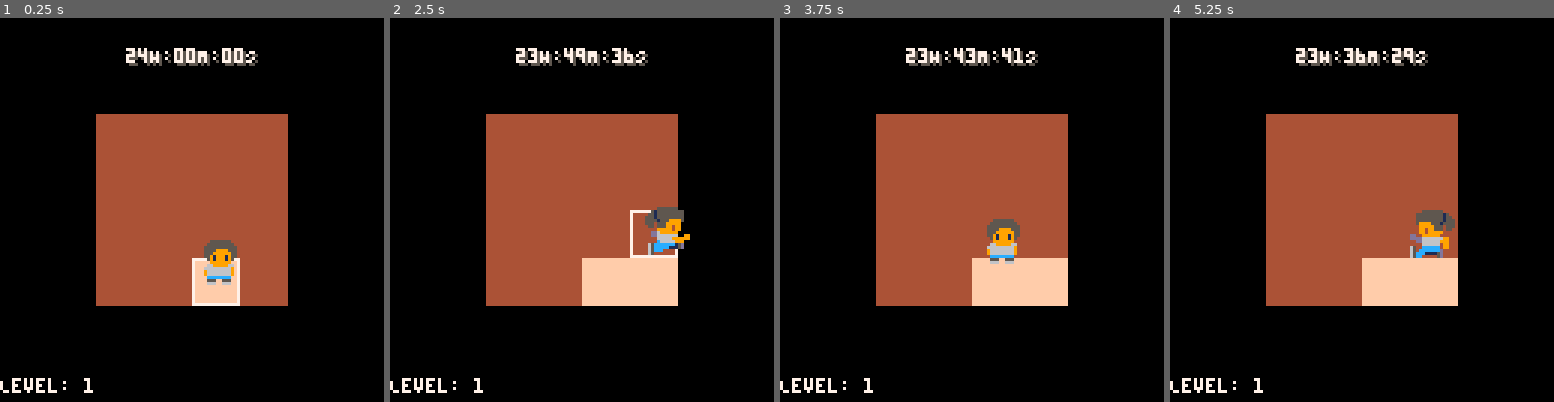
Above: before the commit, frames 1-4 (left to right).
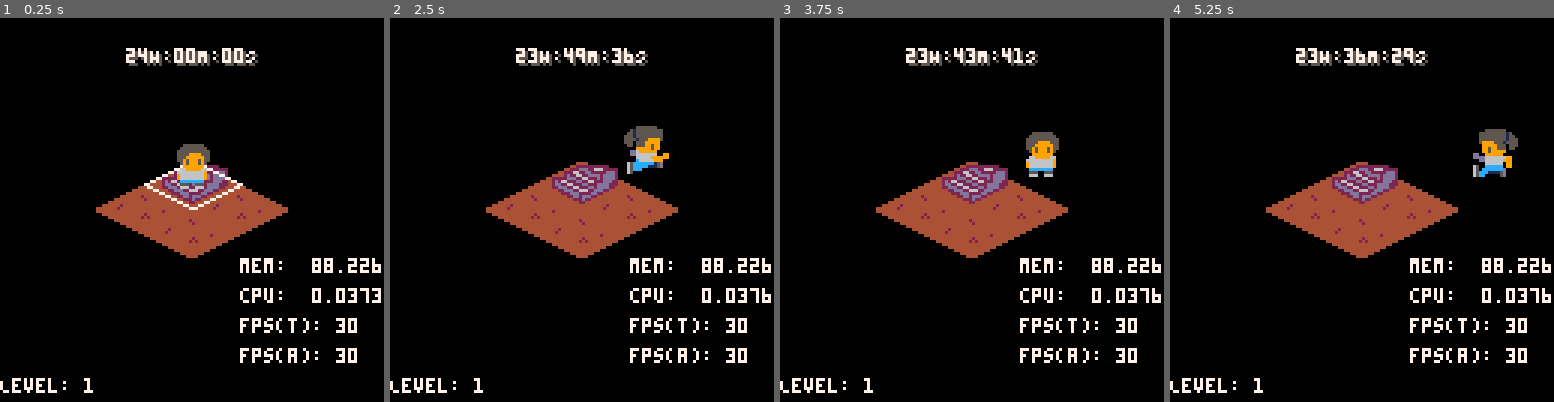
Above: after the commit, the same moments.

Repository: scottnm/collards.p8
Game: PICO-8 cartridge collards.p8
The game is run twice, just before and just after one commit, with the same random seed, the same clock (stepped at 60 frames per second) and the same inputs.
Inputs:
- Up to frame 1 (0.25 s): no input
- Up to frame 2 (2.5 s): tap X (X key) at 0.33, 1.07, 1.85 s; tap O (Z key) at 0.7, 1.7, 2.1 s; hold Right 1.6-2.1 s; hold Up 2.15-2.42 s; hold Right from 2.47 s (still down)
- Up to frame 3 (3.75 s): tap O (Z key) every 0.4 s from 2.5 to 3.7 s; tap X (X key) at 2.97 s; release Right at 3.03 s; hold Left 3.08-3.58 s; hold Down from 3.63 s (still down)
- Up to frame 4 (5.25 s): release Down at 3.97 s; hold Right 4.02-4.68 s; tap X (X key) at 4.08, 5.2 s; tap O (Z key) at 4.1, 4.5, 4.9 s; hold Up 4.73-5.03 s; hold Left from 5.08 s (still down)

The runs differ from the first frame. In frame 1, 22% of the frame differs, in the area x 25-100%, y 25-90%; in frame 2, 22%; in frame 3, 22%; in frame 4, 22%.

Commit message:
Transition to an isometric layout pt 1: tile generation, movement, and digging

Diff:
--- a/main.lua
+++ b/main.lua
@@ -1,4 +1,6 @@
 -- main.lua - main game logic
+-- TODO: if possible remove 'iso' from all unnecessary names before checkin and remove all non-iso equivalents
+-- TODO: add the border to the lower iso cells
 
 TileType = {
     Empty = 1,
@@ -8,12 +10,16 @@
 }
 
 -- constants
-function TILE_SIZE()
+function ISO_TILE_WIDTH()
+    return 32
+end
+
+function ISO_TILE_HEIGHT()
     return 16
 end
 
 function MAX_TILE_LINE()
-    return SCREEN_SIZE() /  TILE_SIZE()
+    return 4
 end
 
 -- global variables
@@ -29,10 +35,10 @@
 function _init()
     g_player = {}
     g_player.collider = {
+        -- FIXME: separate out the player's collider from their base position
         pos = { x = 0, y = 0 },
-        sprite_offset = { x = -4, y = -12 },
-        width = 6,
-        height = 4,
+        sprite_offset = { x = -8, y = -14 },
+        radius = 3,
     }
 
     g_anims = {
@@ -86,19 +92,19 @@
     move_player(g_input)
     animate_player(g_input)
 
-    local player_tile_idx = get_player_tile_idx(g_map, g_player)
-    if player_tile_idx != nil then
-        local player_tile = g_map.cells[player_tile_idx.y][player_tile_idx.x]
+    local player_iso_tile_idx = get_player_iso_tile_idx(g_map, g_player)
+    if player_iso_tile_idx != nil then
+        local player_iso_tile = g_map.isocells[player_iso_tile_idx].tile
         -- potentially flip the player tile
         if g_input.btn_o and g_input.btn_o_change then
-            player_tile.visible = true
-        end
-
-        if player_tile.visible then
-            if player_tile.type == TileType.Finish then
-                g_player_found_exit_timer = make_ingame_timer(60)
-            elseif player_tile.type == TileType.Trap then
-                g_player_respawn_timer = make_ingame_timer(60)
+            player_iso_tile.visible = true
+        end
+
+        if player_iso_tile.visible then
+            if player_iso_tile.type == TileType.Finish then
+                g_player_found_exit_timer = make_ingame_timer(15)
+            elseif player_iso_tile.type == TileType.Trap then
+                g_player_respawn_timer = make_ingame_timer(30)
             end
         end
     end
@@ -110,29 +116,16 @@
     --
     -- draw the tiles
     --
-    local map_pixel_width = g_map.width_in_tiles * TILE_SIZE()
-    local map_pixel_height = g_map.height_in_tiles * TILE_SIZE()
-    -- offsets to draw the map in the center of the board
-    local pixel_row_offset = flr((SCREEN_SIZE() - map_pixel_height) / 2)
-    local pixel_col_offset = flr((SCREEN_SIZE() - map_pixel_width) / 2)
-
-    -- draw base map
-    for row=0,g_map.height_in_tiles-1 do
-        for col=0,g_map.width_in_tiles-1 do
-            local tile = g_map.cells[row+1][col+1]
-            local tile_x0 = col * TILE_SIZE() + g_map.pos.x
-            local tile_x1 = tile_x0 + TILE_SIZE() - 1
-            local tile_y0 = row * TILE_SIZE() + g_map.pos.y
-            local tile_y1 = tile_y0 + TILE_SIZE() - 1
-
-            rectfill(tile_x0, tile_y0, tile_x1, tile_y1, get_tile_color(tile))
-        end
-    end
-
-    -- highlight player's current tile
-    local player_tile_idx = get_player_tile_idx(g_map, g_player)
-    if player_tile_idx != nil then
-        highlight_player_tile(g_map, player_tile_idx)
+
+    -- draw iso map
+    for isocell in all(g_map.isocells) do
+        local frame_idx = get_iso_tile_sprite_frame(isocell.tile)
+        spr(frame_idx, isocell.pos.x - ISO_TILE_WIDTH()/2, isocell.pos.y - ISO_TILE_HEIGHT()/2, 4, 2, false)
+    end
+
+    local player_iso_tile_idx = get_player_iso_tile_idx(g_map, g_player)
+    if player_iso_tile_idx != nil then
+        highlight_player_iso_tile(g_map, player_iso_tile_idx)
     end
 
     --
@@ -157,14 +150,28 @@
     -- draw the in-game timer UI
     --
     g_ingame_timer.draw()
+
+    -- uncomment to draw colliders on top of everything
+    --circ(g_player.collider.pos.x, g_player.collider.pos.y, g_player.collider.radius, Colors.White)
+    --for cell in all(g_map.isocells) do
+    --    circ(cell.pos.x, cell.pos.y, cell.collider.radius, Colors.White)
+    --end
+
+    -- uncomment to dump frame stats
+    print("mem:  "..stat(0), 80, 80, Colors.White)
+    print("cpu:  "..stat(1), 80, 90, Colors.White)
+    print("fps(t): "..stat(8), 80, 100, Colors.White)
+    print("fps(a): "..stat(7), 80, 110, Colors.White)
 end
 
 function move_to_level(next_level)
     -- update the current map
     change_level(next_level)
 
-    -- reset the player to the start of that map
-    g_player.collider.pos = get_pos_to_center_on_tile(g_map, g_map.player_start_tile, g_player.collider.width, g_player.collider.height)
+    -- center the player's collider on the center of the iso tile
+    g_player.collider.pos = copy_pos(g_map.isocells[g_map.player_start_iso_idx].pos)
+
+    -- reset the player's animation
     update_anim(g_player, g_anims.IdleDown)
 end
 
@@ -182,107 +189,127 @@
     -- update the map size
     if g_maps[next_level - 1] != nil then
         local prev_map = g_maps[next_level - 1]
-        next_map.width_in_tiles =  min(prev_map.width_in_tiles + 1, MAX_TILE_LINE())
-        next_map.height_in_tiles = min(prev_map.height_in_tiles + 1, MAX_TILE_LINE())
+        next_map.iso_width = min(prev_map.iso_width + 1, MAX_TILE_LINE())
     else
-        next_map.width_in_tiles = 4
-        next_map.height_in_tiles = 4
-    end
-
-    -- calculate the map's position so it's centered on the screen.
-    local map_size = calc_map_size(next_map)
-    local pixel_row_offset = flr((SCREEN_SIZE() - map_size.height) / 2)
-    local pixel_col_offset = flr((SCREEN_SIZE() - map_size.width) / 2)
-    next_map.pos = { x = pixel_row_offset, y = pixel_col_offset }
-
-    -- generate the map
-    next_map.cells = {}
-    for row=1,next_map.height_in_tiles do
-        add(next_map.cells, {})
-        for col=1,next_map.width_in_tiles do
-            add(next_map.cells[row], generate_rnd_tile())
-        end
-    end
-
-    -- generate the player start position
-    next_map.player_start_tile = select_random_empty_map_position(next_map)
-    next_map.cells[next_map.player_start_tile.y][next_map.player_start_tile.x] = make_tile(true, TileType.Start)
-
-    -- place the finish
-    local finish_point = select_random_empty_map_position(next_map)
-    next_map.cells[finish_point.y][finish_point.x] = make_tile(false, TileType.Finish)
+        next_map.iso_width = 2
+    end
+
+    -- generate the isomap. initialize all at the start to empty
+    next_map.isocells = {}
+    local row_cnt = isomap_row_cnt(next_map)
+    local idx = 1
+    for row = 1,row_cnt do
+        local midpoint_row = next_map.iso_width
+
+        local row_offset = (row - next_map.iso_width) * ISO_TILE_HEIGHT() / 2
+        local col_cnt = nil
+        if row <= midpoint_row then
+            col_cnt = row
+        else
+            col_cnt = 2 * midpoint_row - row
+        end
+
+        for col = 1,col_cnt do
+            local col_offset =
+                -1 * ((col_cnt/2) * ISO_TILE_WIDTH()) -- shift half the board width to the left
+                + (ISO_TILE_WIDTH()/2)                -- offset by half a tile width to move back into the center of the first tile
+                + ((col - 1)*ISO_TILE_WIDTH())        -- add a tile width for each subsequent tile
+            local cell = {
+                idx = idx,
+                tile = make_tile(false, TileType.Empty),
+                pos = {
+                    x = SCREEN_SIZE()/2 + col_offset,
+                    y = SCREEN_SIZE()/2 + row_offset,
+                },
+                collider = {
+                    radius = 4
+                }
+            }
+
+            add(next_map.isocells, cell)
+            idx += 1
+        end
+    end
+
+    -- generate the iso trap cells. Generate 30% of the map as trap cells
+    local trap_cell_cnt = flr(next_map.iso_width * next_map.iso_width * 0.30)
+    for i = 1,trap_cell_cnt do
+        local next_trap_cell_idx = select_random_empty_isomap_tile_idx(next_map)
+        next_map.isocells[next_trap_cell_idx].tile = make_tile(false, TileType.Trap)
+    end
+
+    -- generate the player start position on an isotile
+    next_map.player_start_iso_idx = select_random_empty_isomap_tile_idx(next_map)
+    next_map.isocells[next_map.player_start_iso_idx].tile = make_tile(true, TileType.Start)
+
+    -- place the iso finish
+    local iso_finish_cell_idx = select_random_empty_isomap_tile_idx(next_map)
+    next_map.isocells[iso_finish_cell_idx].tile = make_tile(false, TileType.Finish)
 
     g_maps[next_level] = next_map
     g_map = next_map
 end
 
-function generate_rnd_tile()
-    -- TODO: better tile generation (or maybe using predefined maps?)
-    if rnd() < 0.3 then
-        return make_tile(false, TileType.Trap)
-    else
-        return make_tile(false, TileType.Empty)
-    end
-
-end
-
 function make_tile(visible, tile_type)
     return { visible = visible, type = tile_type }
 end
 
-function select_random_empty_map_position(map)
+function select_random_empty_isomap_tile_idx(map)
+    local idx = 1
     local choice_cnt = 0
     local choices = {}
-    for y=1,map.height_in_tiles do
-        for x=1,map.width_in_tiles do
-            local tile = map.cells[y][x]
-            if tile.type == TileType.Empty then
-                add(choices, { x = x, y = y })
-                choice_cnt += 1
-            end
-        end
+    for cell in all(map.isocells) do
+        if cell.tile.type == TileType.Empty then
+            add(choices, idx)
+            choice_cnt += 1
+        end
+        idx += 1
     end
 
     local rnd_choice_index = rnd_incrange(1, choice_cnt)
     return choices[rnd_choice_index]
 end
 
-function get_tile_color(tile)
-    if tile.visible then
+function get_iso_tile_sprite_frame(tile)
+    local visible = tile.visible
+    -- TODO: uncomment to force visibility
+    -- visible = true
+    if visible then
         if tile.type == TileType.Empty then
-            return Colors.Tan
+            return 100
         elseif tile.type == TileType.Start then
-            return Colors.Tan
+            return 108
         elseif tile.type == TileType.Finish then
-            return Colors.LightGreen
+            return 104
         elseif tile.type == TileType.Trap then
-            return Colors.Red
+            return 72
         else
             return nil
         end
     else
-        return Colors.Brown
+        return 96
     end
 end
 
 function move_player(input)
+    -- when traveling diagnonally, multiply by the factor sqrt(0.5) to avoid traveling further by going diagonally
     local sqrt_half = 0.70710678118 -- sqrt(0.5); hardcode to avoid doing an expensive squareroot every frame
     local movement = nil
     if g_input.btn_left then
         if g_input.btn_up then
-            movement = { x = -1 * sqrt_half, y = -1 * sqrt_half }
+            movement = { x = -2 * sqrt_half, y = -1 * sqrt_half }
         elseif g_input.btn_down then
-            movement = { x = -1 * sqrt_half, y = sqrt_half }
-        else
-            movement = { x = -1, y = 0 }
+            movement = { x = -2 * sqrt_half, y = sqrt_half }
+        else
+            movement = { x = -2, y = 0 }
         end
     elseif g_input.btn_right then
         if g_input.btn_up then
-            movement = { x = sqrt_half, y = -1 * sqrt_half }
+            movement = { x = 2 * sqrt_half, y = -1 * sqrt_half }
         elseif g_input.btn_down then
-            movement = { x = sqrt_half, y = sqrt_half }
-        else
-            movement = { x = 1, y = 0 }
+            movement = { x = 2 * sqrt_half, y = sqrt_half }
+        else
+            movement = { x = 2, y = 0 }
         end
     elseif g_input.btn_up then
         movement = { x = 0, y = -1 }
@@ -292,13 +319,17 @@
         return
     end
 
-    local player_speed = 1.3
+    local player_speed = 0.7 -- an arbitrary, tweakable speed factor to hand tune movement speed to feel good
     movement.x *= player_speed
     movement.y *= player_speed
 
-    local map_size = calc_map_size(g_map)
-    g_player.collider.pos.x = clamp(g_map.pos.x, g_player.collider.pos.x + movement.x, g_map.pos.x + map_size.width - g_player.collider.width)
-    g_player.collider.pos.y = clamp(g_map.pos.y, g_player.collider.pos.y + movement.y, g_map.pos.y + map_size.height - g_player.collider.height)
+    -- FIXME: fix the movement bounding
+
+    -- local map_size = calc_map_size(g_map)
+    -- g_player.collider.pos.x = clamp(g_map.pos.x + g_player.collider.radius/2, g_player.collider.pos.x + movement.x, g_map.pos.x + map_size.width - g_player.collider.radius / 2)
+    -- g_player.collider.pos.y = clamp(g_map.pos.y + g_player.collider.radius/2, g_player.collider.pos.y + movement.y, g_map.pos.y + map_size.height - g_player.collider.radius / 2)
+    g_player.collider.pos.x = clamp(g_player.collider.radius/2, g_player.collider.pos.x + movement.x, 128 - g_player.collider.radius / 2)
+    g_player.collider.pos.y = clamp(g_player.collider.radius/2, g_player.collider.pos.y + movement.y, 128 - g_player.collider.radius / 2)
 end
 
 function animate_player(input)
@@ -348,15 +379,6 @@
     update_anim(g_player, anim)
 end
 
-function get_pos_to_center_on_tile(map, tile_pos, obj_width, obj_height)
-    local tile_worldpos_x = (tile_pos.x - 1) * TILE_SIZE() + map.pos.x
-    local tile_worldpos_y = (tile_pos.y - 1) * TILE_SIZE() + map.pos.y
-    return {
-        x = ((TILE_SIZE() - obj_width)  / 2 ) + tile_worldpos_x,
-        y = ((TILE_SIZE() - obj_height)  / 2 ) + tile_worldpos_y,
-    }
-end
-
 function copy_pos(pos)
     return { x = pos.x, y = pos.y }
 end
@@ -368,57 +390,37 @@
     }
 end
 
-function calc_map_size(map)
-    return { width = map.width_in_tiles * TILE_SIZE(), height = map.height_in_tiles * TILE_SIZE() }
-end
-
-function get_player_tile_idx(map, player)
-    local tile_x = flr((player.collider.pos.x - map.pos.x) / TILE_SIZE())
-    local tile_y = flr((player.collider.pos.y - map.pos.y) / TILE_SIZE())
-
-    -- check for off-map
-    if (tile_x < 0) or (tile_y < 0) or (tile_x >= map.width_in_tiles) or (tile_y >= map.height_in_tiles) then
-        return
-    end
-
-    local tile_collider = {
-        pos = {
-            x = tile_x * TILE_SIZE() + map.pos.x,
-            y = tile_y * TILE_SIZE() + map.pos.y,
-        },
-        -- make the tile collider not the entire size of the tile that way players don't immediately trip a tile as
-        -- soon as they hit the border of one
-        width = 10,
-        height = 12,
+function get_player_iso_tile_idx(map, player)
+    function sqr(x) return x * x end
+
+    for cell in all(map.isocells) do
+        -- TODO: once collider on player is fixed refactor into a shared circ_colliders_overlap helper
+        local max_dist_squared = sqr(player.collider.radius +  cell.collider.radius)
+        local dist_squared = sqr(player.collider.pos.x - cell.pos.x) + sqr(player.collider.pos.y - cell.pos.y)
+        if dist_squared <= max_dist_squared then
+            return cell.idx
+        end
+    end
+    return nil
+end
+
+function highlight_player_iso_tile(map, player_tile_idx)
+    local tile_pos = map.isocells[player_tile_idx].pos
+    -- N.B. for some reason, I need to subtract '1' from each of the y values. I haven't yet rationalized why
+    -- the off-by-one pixel shift is needed. I'll figure it out later.
+    local line_points = {
+        { x = tile_pos.x - ISO_TILE_WIDTH()/2, y = tile_pos.y - 1 },
+        { x = tile_pos.x,                      y = tile_pos.y - 1 - ISO_TILE_HEIGHT()/2 },
+        { x = tile_pos.x + ISO_TILE_WIDTH()/2, y = tile_pos.y - 1},
+        { x = tile_pos.x,                      y = tile_pos.y - 1+ ISO_TILE_HEIGHT()/2 },
     }
 
-    if rect_colliders_overlap(player.collider, tile_collider) then
-        return { x = (tile_x + 1), y = (tile_y + 1) }
-    else
-        return nil
-    end
-end
-
-function rect_colliders_overlap(c1, c2)
-    local c2_left_of_c1 = c1.pos.x >= (c2.pos.x + c2.width)
-    local c1_left_of_c1 = c2.pos.x >= (c1.pos.x + c1.width)
-    if c2_left_of_c1 or c1_left_of_c1 then
-        return false
-    end
-
-    local c2_below_c1 = c1.pos.y >= (c2.pos.y + c2.height)
-    local c1_below_c1 = c2.pos.y >= (c1.pos.y + c1.height)
-    if c2_below_c1 or c1_below_c1 then
-        return false
-    end
-
-    return true
-end
-
-function highlight_player_tile(map, player_tile_idx)
-    local player_tile_x0 = (player_tile_idx.x-1) * TILE_SIZE() + map.pos.x
-    local player_tile_x1 = player_tile_x0 + TILE_SIZE() - 1
-    local player_tile_y0 = (player_tile_idx.y-1) * TILE_SIZE() + map.pos.y
-    local player_tile_y1 = player_tile_y0 + TILE_SIZE() - 1
-    rect(player_tile_x0, player_tile_y0, player_tile_x1, player_tile_y1, Colors.White)
-end
+    line(line_points[1].x, line_points[1].y, line_points[2].x, line_points[2].y, Colors.White)
+    line(line_points[2].x, line_points[2].y, line_points[3].x, line_points[3].y, Colors.White)
+    line(line_points[3].x, line_points[3].y, line_points[4].x, line_points[4].y, Colors.White)
+    line(line_points[4].x, line_points[4].y, line_points[1].x, line_points[1].y, Colors.White)
+end
+
+function isomap_row_cnt(map)
+    return map.iso_width * 2 - 1
+end
Not shown, changed: 78 lines of the sprite sheet (__gfx__) section of collards.p8
Not shown, changed: p8csprite_player.png
